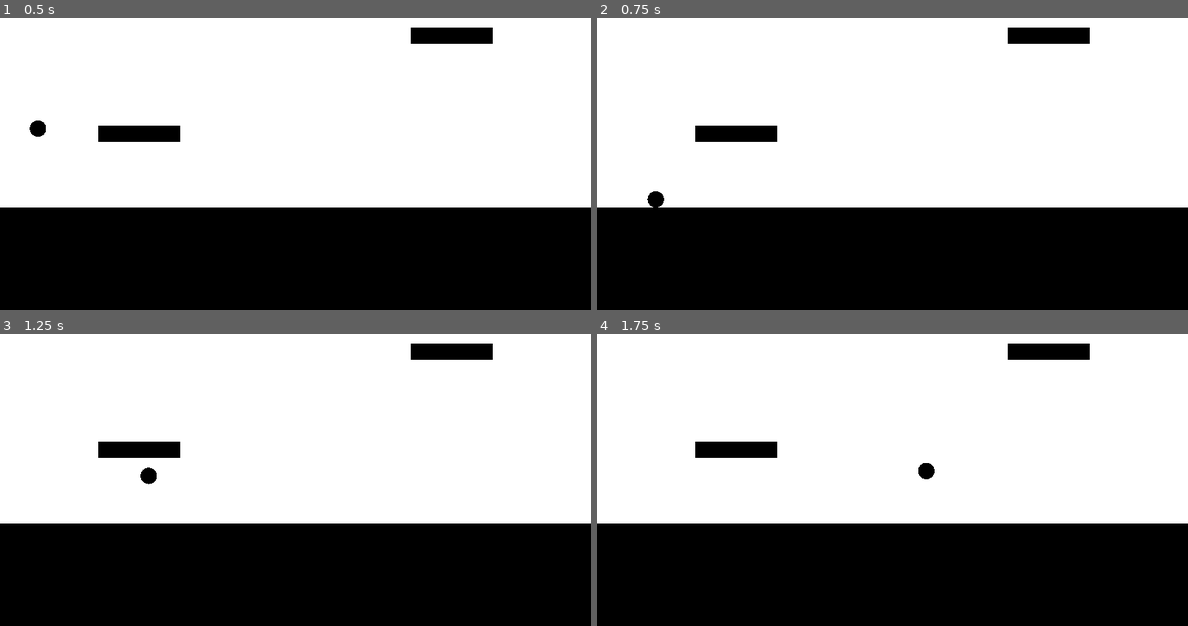
Above: before the commit, frames 1-4 (two rows, left to right).
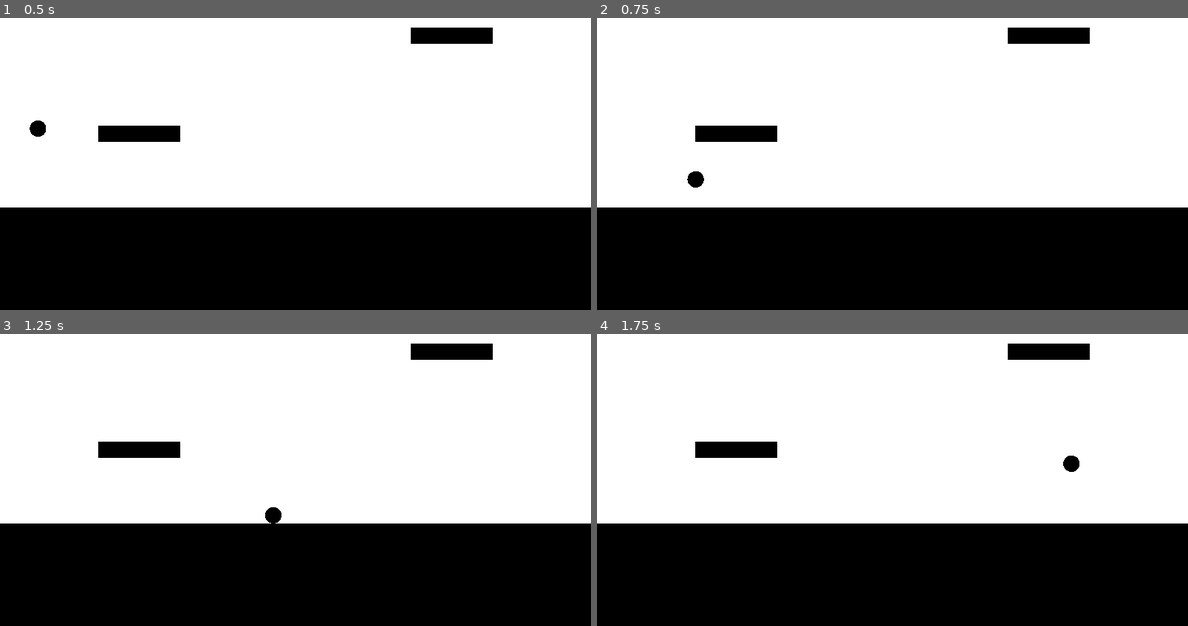
Above: after the commit, the same moments.

Repository: pedro-nadolny/AberrationJam
Game: Godot game, scene res://world.tscn
Two runs of this game, one before a commit and one after it. Both use one fixed random seed, a clock stepped at 60 frames per second and the inputs below.
Inputs:
- Up to frame 1 (0.5 s): no input
- Up to frame 2 (0.75 s): hold Right (move_right) from 0.53 s (still down); tap Space (dash) at 0.6 s
- Up to frame 3 (1.25 s): keep holding Right (move_right); tap Up (jump) at 0.77, 0.8, 1.07 s
- Up to frame 4 (1.75 s): keep holding Right (move_right); tap Up (jump) at 1.35, 1.52 s; tap Space (dash) at 1.55 s

Frame 1 is identical in both runs. In frame 2, 0.2% of the frame differs, in the area x 8-19%, y 52-65%; in frame 3, 0.2%; in frame 4, 0.2%.

Commit message:
smooth controller

Diff:
--- a/PlayerController.gd
+++ b/PlayerController.gd
@@ -4,15 +4,14 @@
 const max_horizontal_acc = 1000
 const horizontal_dumping = 300
 const min_speed = 10
-const jump_force = 550
+const jump_force = 600
 
 var max_jumps = 2
 var jumps_available = 0
 
-var max_dashes = 1
-var dashes_available = 0
-var dash_timer = 0
-var dash_force = 800
+var dash_cooldown = 0
+var dash_float = 0
+var dash_force = 650
 var last_input_sign = 1
 
 func _physics_process(delta):
@@ -29,7 +28,7 @@
 	move_and_slide()
 
 func apply_gravity(delta):
-	if is_on_floor():
+	if is_on_floor() or dash_float < 0:
 		return
 
 	velocity.y += gravity * delta
@@ -61,15 +60,14 @@
 	print_debug("jump")
 
 func dash_input(delta, input):
-	if is_on_floor():
-		dashes_available = max_dashes
+	dash_cooldown = min(0, dash_cooldown + delta)
+	dash_float = min(0, dash_float + delta)
 
-	dash_timer = min(0, dash_timer + delta)
-
-	if not Input.is_action_just_pressed("dash") or dashes_available < 1 or dash_timer < 0:
+	if not Input.is_action_just_pressed("dash") or dash_cooldown < 0:
 		return
 
-	dashes_available -= 1
-	dash_timer = -0.5
+	dash_float = -0.25
+	dash_cooldown = -0.5
 	velocity.x += last_input_sign * dash_force
+	velocity.y = 0
 	print_debug("dash")
